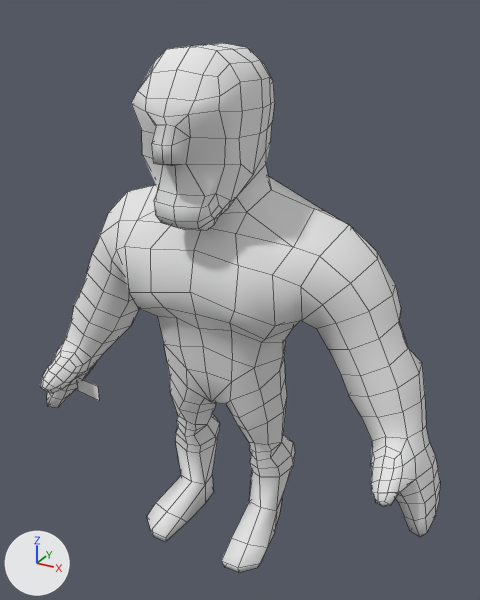
An edit to the Blender file Assets/Art/Models/PlayerModel.blend, drawn before and after from the same camera.
One viewpoint serves both versions: a camera (50 mm lens) standing at (1.606, -2.686, 2.856) and looking at (0.081, 0.086, 1.47). Lighting does not change. The marker at lower left points along +X, +Y and +Z. Mesh edges are drawn as thin lines.

Script lines for the objects in view, before the commit:
```python
me_cube_018 = bpy.data.meshes.new('Cube.018')
me_cube_018.from_pydata(...)  # 672 vertices, 692 faces; spans x -1.22..1.22, y -0.42..0.42, z -1.35..1.35
me_cube_018.polygons.foreach_set('use_smooth', [True] * 692)
me_cube_018.materials.append(mat_player)  # its picture is missing
ob_player = bpy.data.objects.new('Player', me_cube_018)
ob_player.location = (-0.01, 0.0, 1.366)
```
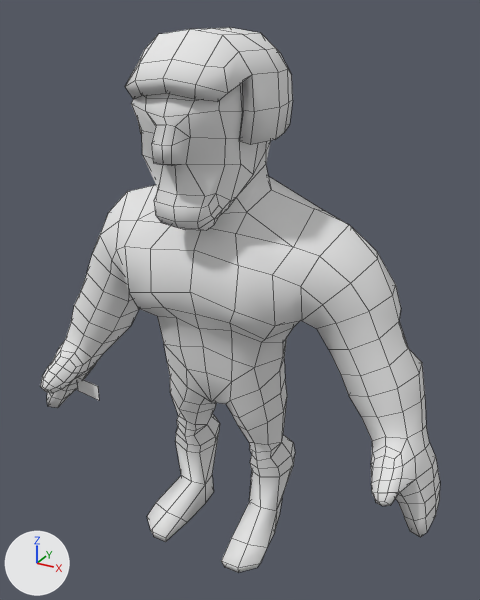
Changed parts and their boxes (x1, y1, x2, y2) in the pictures (480 x 600 px):
'Player.001', added: after (125, 27, 293, 145)

Edits to the bpy script that builds the scene:
```text
Add me_cube_001:
    me_cube_001.from_pydata(...)  # 126 vertices, 124 faces; spans x -0.274..0.274, y -0.287..0.308, z -0.18..0.18
    me_cube_001.polygons.foreach_set('use_smooth', [True] * 124)
    me_cube_001.materials.append(mat_player)  # its picture is missing
Add ob_player_001:
    ob_player_001 = bpy.data.objects.new('Player.001', me_cube_001)
    ob_player_001.location = (0.0, -0.045, 2.553)
    ob_player_001.scale = (1.24, 1.24, 1.24)
```
